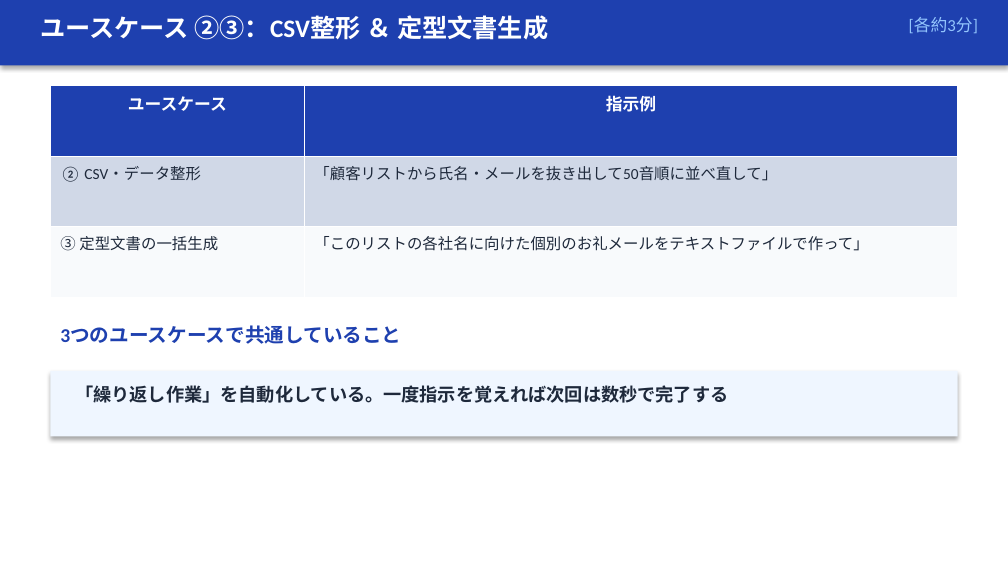
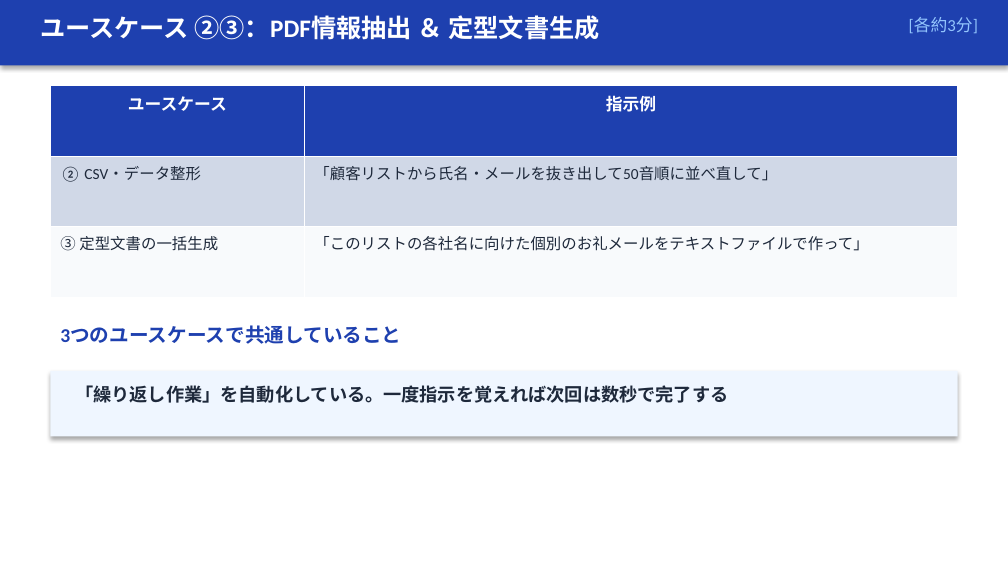
Before and after one commit to zatune-gif/kurashi-no-dodai-log, a slide deck: slide 10 of 00-01_han-ai/training-materials/course05_jissen_claude_code.pptx (slide 12 before the commit). Drawn at 1008x567 pixels with LibreOffice and Linux fonts; fonts in the diff are those of the drawing. Boxes give left, top, right and bottom in pixels: in the first picture for what was removed or moved away, otherwise in the second. Text is boxed around its words. In the diff, an @@ line names an element or a change of style, - is before the commit and + after.

```diff
--- a/00-01_han-ai/training-materials/course05_jissen_claude_code.pptx
+++ b/00-01_han-ai/training-materials/course05_jissen_claude_code.pptx
@@ text at [40, 15, 599, 40]: text changed @@
-ユースケース ②③：CSV整形 ＆ 定型文書生成
+ユースケース ②③：PDF情報抽出 ＆ 定型文書生成
```
Also in this commit, not shown: 8 other slides changed, 3 other files.
